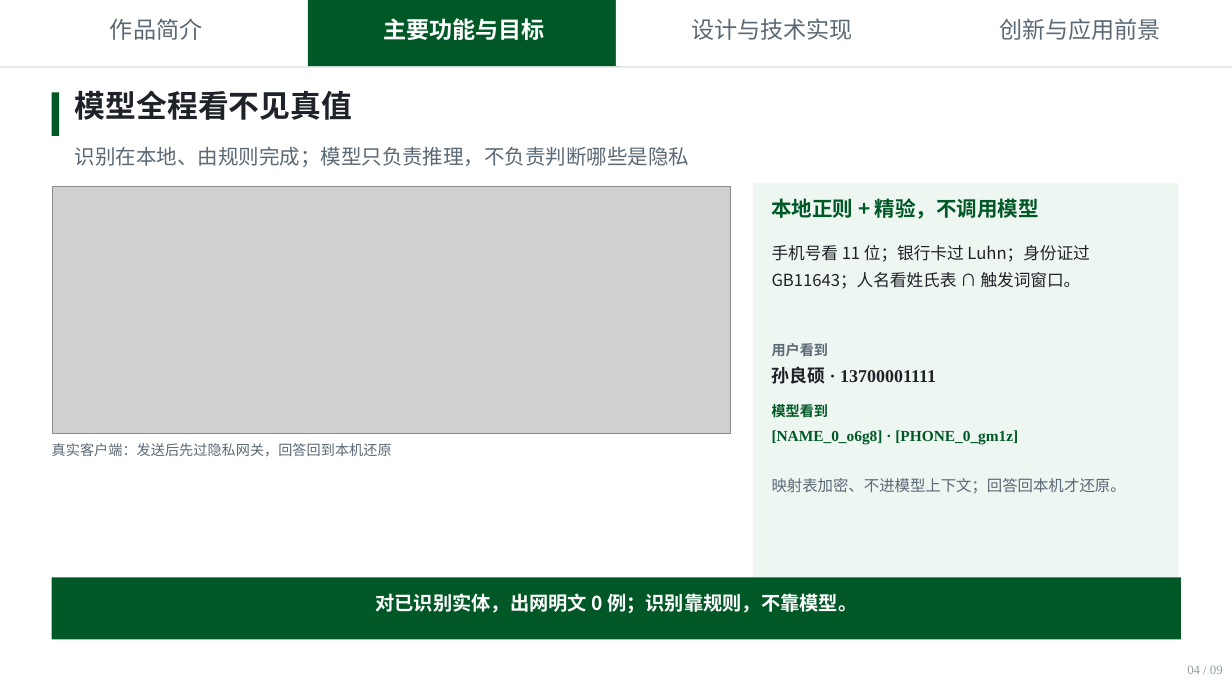
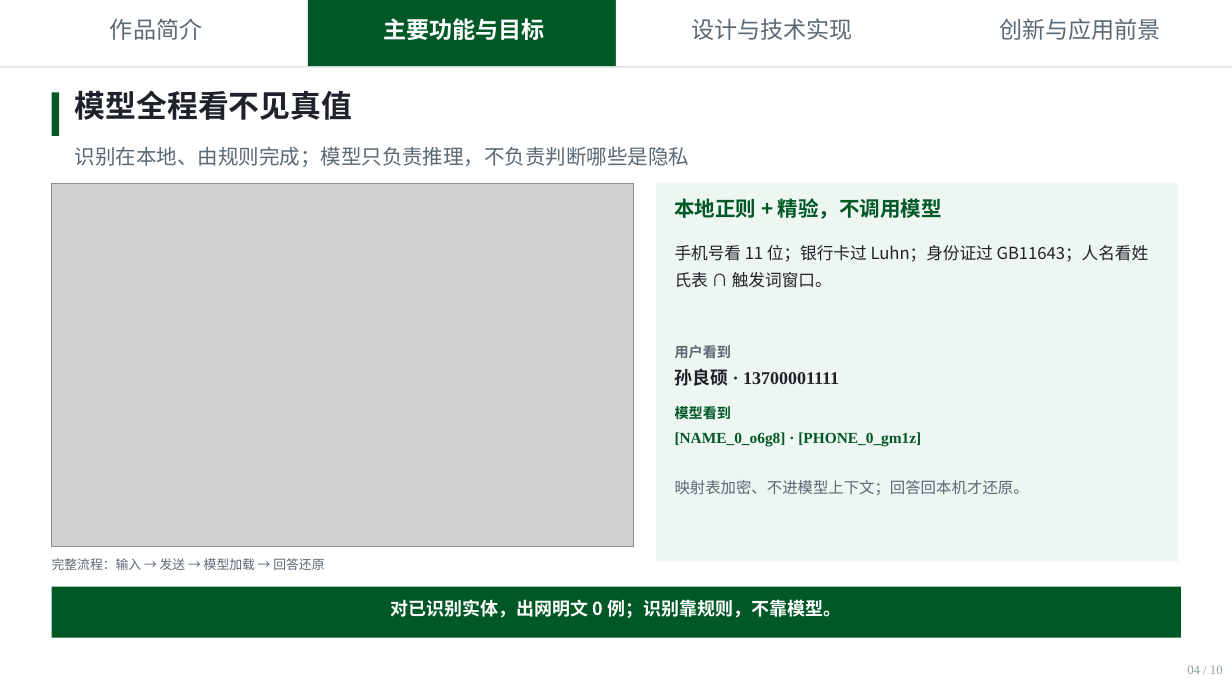
Before and after one commit to Andysun06/yindun-agent, a slide deck: slide 4 of 隐盾安全智能体汇报.pptx. Drawn at 1232x693 pixels with LibreOffice and Linux fonts; fonts in the diff are those of the drawing; grey boxes stand for pictures. Boxes give left, top, right and bottom in pixels: in the first picture for what was removed or moved away, otherwise in the second. Text is boxed around its words. In the diff, an @@ line names an element or a change of style, - is before the commit and + after.

Commit message:
正式答辩PPT：10页、创新拆两页并嵌入真实GIF；laya改为决策模型快速适配；补充创新特写录屏脚本

```diff
--- a/隐盾安全智能体汇报.pptx
+++ b/隐盾安全智能体汇报.pptx
@@ picture: place and size @@
-picture at box(52, 187, 730, 433)
+picture at box(52, 183, 634, 547)
@@ rectangle: place and size @@
-rectangle at box(753, 183, 1178, 594)
+rectangle at box(656, 183, 1178, 562)
@@ text "本地正则 + 精验，不调用模型": place and size @@
-text "本地正则 + 精验，不调用模型" at box(772, 198, 1039, 219)
+text "本地正则 + 精验，不调用模型" at box(675, 198, 942, 219)
@@ text "手机号看 11 位；银行卡过 Luhn；身份证过 GB11643；人名看姓氏表 ..." rewrapped from box(772, 245, 1089, 289) to box(675, 245, 1149, 288) @@
@@ text "用户看到": place and size @@
-text "用户看到" at box(772, 343, 829, 356)
+text "用户看到" at box(675, 345, 732, 358)
@@ text "孙良硕 · 13700001111": place and size @@
-text "孙良硕 · 13700001111" at box(772, 366, 936, 384)
+text "孙良硕 · 13700001111" at box(675, 368, 839, 386)
@@ text "模型看到": place and size @@
-text "模型看到" at box(772, 403, 829, 421)
+text "模型看到" at box(675, 404, 732, 422)
@@ text "[NAME_0_o6g8] · [PHONE_0_gm1z]": place and size @@
-text "[NAME_0_o6g8] · [PHONE_0_gm1z]" at box(772, 430, 1018, 445)
+text "[NAME_0_o6g8] · [PHONE_0_gm1z]" at box(675, 432, 921, 446)
@@ text "映射表加密、不进模型上下文；回答回本机才还原。": place and size @@
-text "映射表加密、不进模型上下文；回答回本机才还原。" at box(772, 478, 1126, 493)
+text "映射表加密、不进模型上下文；回答回本机才还原。" at box(675, 480, 1029, 495)
@@ text at box(52, 558, 324, 570): text changed; size 11 to 10 pt @@
-真实客户端：发送后先过隐私网关，回答回到本机还原
+完整流程：输入 → 发送 → 模型加载 → 回答还原
@@ text "对已识别实体，出网明文 0 例；识别靠规则，不靠模型。" at box(391, 599, 842, 618): size 15 to 14 pt @@
@@ rectangle: place and size @@
-rectangle at box(52, 578, 1181, 640)
+rectangle at box(52, 587, 1181, 638)
@@ text at box(1187, 665, 1223, 674): text changed @@
-04 / 09
+04 / 10
```
Also in this commit, not shown: 5 other slides changed, 2 slides added, 1 slide removed, 9 other files.
